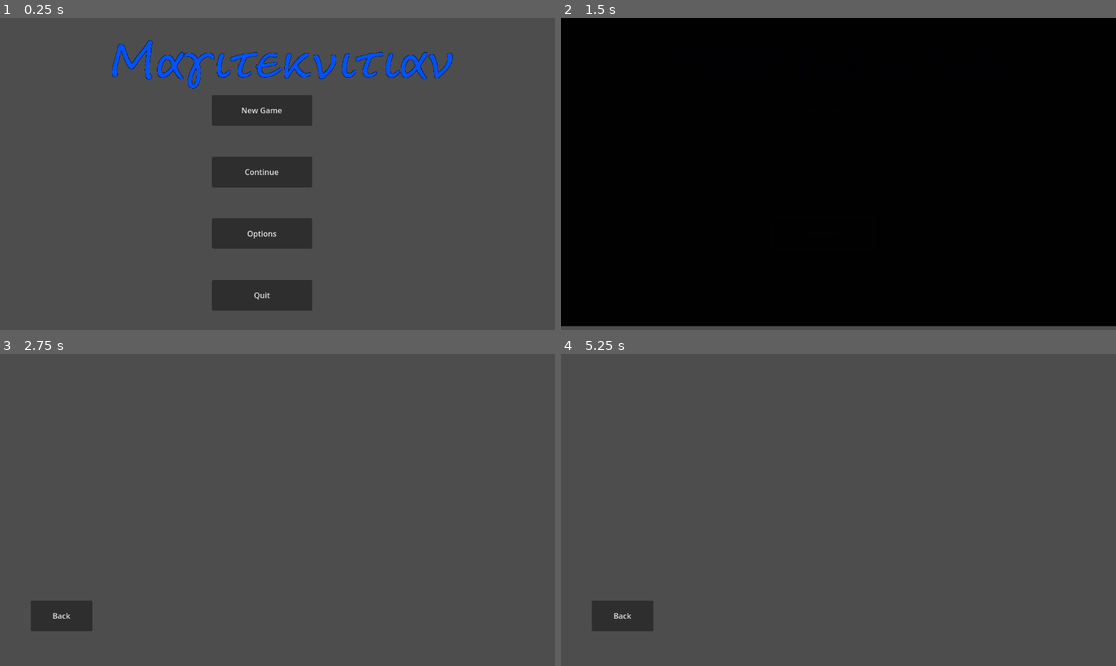
Above: before the commit, frames 1-4 (two rows, left to right).
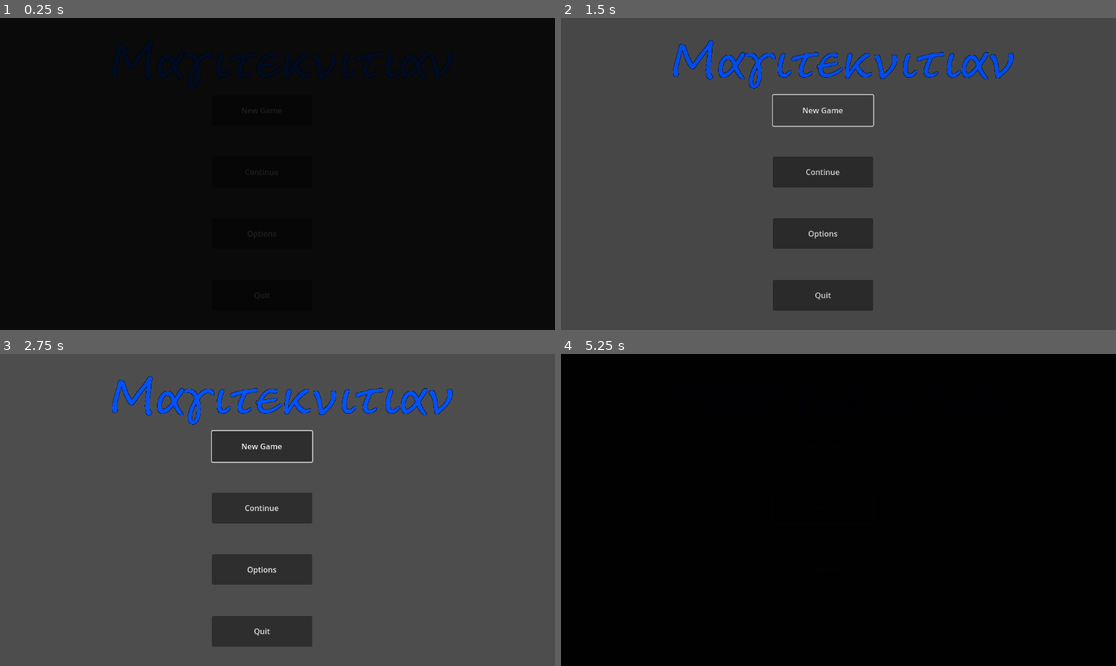
Above: after the commit, the same moments.

Repository: gamma2653/Magiteknician
Game: Godot game, scene res://magiteknician/menus/main_menu.tscn
Two runs of this game, one before a commit and one after it. Both use one fixed random seed, a clock stepped at 60 frames per second and the inputs below.
Inputs (mouse positions are in pixels of both pictures, inside the frame that each line leads up to):
- Up to frame 1 (0.25 s): no input
- Up to frame 2 (1.5 s): click "Options" at 0.5 s; click "New Game" at 1.25 s
- Up to frame 3 (2.75 s): click (61, 616) at 2 s, where only the run before the commit has a clickable "Back"
- Up to frame 4 (5.25 s): click (821, 447) at 2.75 s, where only the run after the commit has a clickable "New Game"; click (821, 506) at 3.5 s, where only the run after the commit has a clickable "Continue"; click (821, 506) at 4.25 s, where only the run after the commit has a clickable "Continue"; click (821, 447) at 5 s, where only the run after the commit has a clickable "New Game"

The runs differ from the first frame. In frame 1, 100% of the frame differs, in the area x 0-100%, y 0-100%; in frame 2, 99%; in frame 3, 10%; in frame 4, 100%.

Commit message:
Fun menu sounds + better transitions

Diff:
--- a/magiteknician/level.gd
+++ b/magiteknician/level.gd
@@ -5,20 +5,23 @@
 # Lazy loading, if necessary:
 #func level_loader(level_name):
 	#return func():
-		#return load("res://magitechnician/levels/%s.tscn" % [level_name])
+		#return load("res://magiteknician/levels/%s.tscn" % [level_name])
 
-var ALL_LEVELS = {
+var LEVELS = {
 	"section1": {
-		"level1": load("res://magiteknician/levels/level1.tscn"),
+		"level1": load("res://magiteknician/levels/level1.tscn") as PackedScene,
 	},
 	"menu": {
-		"main_menu": load("res://magiteknician/menus/main_menu.tscn"),
-		"options": load("res://magiteknician/menus/options.tscn")
+		"main_menu": load("res://magiteknician/menus/main_menu.tscn") as PackedScene,
+		"options": load("res://magiteknician/menus/options.tscn") as PackedScene,
 	}
 }
 
-var ASSETS = {
-	"ui": {
+var RESOURCES = {
+	"img": {
 		"title": load("res://magiteknician/assets/title.png") as Texture2D
+	},
+	"sound": {
+		"new_game": load("res://magiteknician/assets/audio/menu/new_game.ogg") as AudioStream,
 	}
 }
--- a/magiteknician/menus/fade_transition.gd
+++ b/magiteknician/menus/fade_transition.gd
@@ -1,12 +1,15 @@
 extends ColorRect
-
 signal timeout
 
+
+## A fade transition that can be used to transition between scenes.
 func start_transition():
 	$FadeTimer.start()
 	$AnimationPlayer.play("fade_in")
 	show()
 
+
+## Ends the transition by fading back in.
 func end_transition():
 	$FadeTimer.start()
 	$AnimationPlayer.play("fade_out")
--- a/magiteknician/menus/fade_transition.tscn
+++ b/magiteknician/menus/fade_transition.tscn
@@ -1,6 +1,6 @@
 [gd_scene load_steps=6 format=3 uid="uid://bh35uckn1if6a"]
 
-[ext_resource type="Script" uid="uid://jlltetprdvg6" path="res://magitechnician/menus/fade_transition.gd" id="1_dmu63"]
+[ext_resource type="Script" uid="uid://jlltetprdvg6" path="res://magiteknician/menus/fade_transition.gd" id="1_dmu63"]
 
 [sub_resource type="Animation" id="Animation_qk8cb"]
 length = 0.001
@@ -56,7 +56,7 @@
 
 [node name="FadeTransition" type="ColorRect"]
 offset_right = 1152.0
-offset_bottom = 640.0
+offset_bottom = 648.0
 color = Color(0, 0, 0, 0)
 script = ExtResource("1_dmu63")
 
@@ -66,5 +66,6 @@
 }
 
 [node name="FadeTimer" type="Timer" parent="."]
+one_shot = true
 
 [connection signal="timeout" from="FadeTimer" to="." method="_on_fade_timer_timeout"]
--- a/magiteknician/menus/main_menu.gd
+++ b/magiteknician/menus/main_menu.gd
@@ -4,30 +4,43 @@
 	NEW_GAME,
 	CONTINUE,
 	OPTIONS,
-	#QUIT
+	QUIT
 }
 
 var btn_pressed: MenuItems = MenuItems.NEW_GAME
 
+func _ready():
+	$FadeTransition.end_transition()
+
+## Transition to new game
 func _on_new_game_pressed() -> void:
 	btn_pressed = MenuItems.NEW_GAME
+	$MenuAudioPlayer.play_sound("new_game")
+	$FadeTransition.start_transition()
 	print("New game pressed.")
 
 
+## Transition to continue last save
 func _on_continue_pressed() -> void:
 	btn_pressed = MenuItems.CONTINUE
+	$MenuAudioPlayer.play_sound("continue")
 	$FadeTransition.start_transition()
 	print("Continue pressed.")
 
 
+## Transition to options menu
 func _on_options_pressed() -> void:
 	btn_pressed = MenuItems.OPTIONS
+	$MenuAudioPlayer.play_sound("options")
 	$FadeTransition.start_transition()
 	print("Options pressed.")
 
 
+## Quit the game
 func _on_quit_pressed() -> void:
-	get_tree().quit()
+	btn_pressed = MenuItems.QUIT
+	$MenuAudioPlayer.play_sound("quit")
+	$FadeTransition.start_transition()
 
 
 func _on_fade_transition_timeout() -> void:
@@ -37,4 +50,6 @@
 		MenuItems.CONTINUE:
 			print("Continuing...")
 		MenuItems.OPTIONS:
-			get_tree().change_scene_to_packed(Level.ALL_LEVELS["menu"]["options"])
+			get_tree().change_scene_to_packed(Level.LEVELS["menu"]["options"])
+		MenuItems.QUIT:
+			get_tree().quit()
--- a/magiteknician/menus/main_menu.tscn
+++ b/magiteknician/menus/main_menu.tscn
@@ -1,8 +1,13 @@
-[gd_scene load_steps=4 format=3 uid="uid://rmxsvma5j3wr"]
+[gd_scene load_steps=9 format=3 uid="uid://rmxsvma5j3wr"]
 
-[ext_resource type="Script" uid="uid://qhnggmd10dhx" path="res://magitechnician/menus/main_menu.gd" id="1_06t4h"]
-[ext_resource type="PackedScene" uid="uid://bh35uckn1if6a" path="res://magitechnician/menus/fade_transition.tscn" id="2_5nvhq"]
-[ext_resource type="Texture2D" uid="uid://dti6mllr6qyrb" path="res://magitechnician/assets/title.png" id="2_q40py"]
+[ext_resource type="Script" uid="uid://qhnggmd10dhx" path="res://magiteknician/menus/main_menu.gd" id="1_06t4h"]
+[ext_resource type="PackedScene" uid="uid://bh35uckn1if6a" path="res://magiteknician/menus/fade_transition.tscn" id="2_5nvhq"]
+[ext_resource type="Texture2D" uid="uid://dti6mllr6qyrb" path="res://magiteknician/assets/title.png" id="2_q40py"]
+[ext_resource type="PackedScene" uid="uid://d1q3b0xyqj6qu" path="res://magiteknician/player/menu_audio_player.tscn" id="4_ioc2y"]
+[ext_resource type="AudioStream" uid="uid://cer57nb0ftdpw" path="res://magiteknician/assets/audio/menu/new_game.ogg" id="5_6dvco"]
+[ext_resource type="AudioStream" uid="uid://bk50w8x0ah2hv" path="res://magiteknician/assets/audio/menu/continue.ogg" id="6_ytccj"]
+[ext_resource type="AudioStream" uid="uid://qvs8xh0q26st" path="res://magiteknician/assets/audio/menu/options.ogg" id="7_y0l7d"]
+[ext_resource type="AudioStream" uid="uid://bbe32hw50xh4u" path="res://magiteknician/assets/audio/menu/quit.ogg" id="8_t0fkp"]
 
 [node name="MainMenu" type="Node2D"]
 script = ExtResource("1_06t4h")
@@ -55,7 +60,14 @@
 text = "Quit"
 
 [node name="FadeTransition" parent="." instance=ExtResource("2_5nvhq")]
-visible = false
+
+[node name="MenuAudioPlayer" parent="." instance=ExtResource("4_ioc2y")]
+audio_streams = Dictionary[String, AudioStream]({
+"continue": ExtResource("6_ytccj"),
+"new_game": ExtResource("5_6dvco"),
+"options": ExtResource("7_y0l7d"),
+"quit": ExtResource("8_t0fkp")
+})
 
 [connection signal="pressed" from="ButtonManager/NewGame" to="." method="_on_new_game_pressed"]
 [connection signal="pressed" from="ButtonManager/Continue" to="." method="_on_continue_pressed"]
--- a/magiteknician/menus/options.gd
+++ b/magiteknician/menus/options.gd
@@ -9,7 +9,7 @@
 
 func _on_fade_transition_timeout() -> void:
 	if going_back:
-		get_tree().change_scene_to_packed(Level.ALL_LEVELS["menu"]["main_menu"])
+		get_tree().change_scene_to_packed(Level.LEVELS["menu"]["main_menu"])
 	going_back = false
 
 
--- a/magiteknician/menus/options.tscn
+++ b/magiteknician/menus/options.tscn
@@ -1,7 +1,7 @@
 [gd_scene load_steps=3 format=3 uid="uid://bdkm5wnq0m44"]
 
-[ext_resource type="PackedScene" uid="uid://bh35uckn1if6a" path="res://magitechnician/menus/fade_transition.tscn" id="1_7jnsb"]
-[ext_resource type="Script" uid="uid://ctkny3wot4x3o" path="res://magitechnician/menus/options.gd" id="1_bkrqw"]
+[ext_resource type="PackedScene" uid="uid://bh35uckn1if6a" path="res://magiteknician/menus/fade_transition.tscn" id="1_7jnsb"]
+[ext_resource type="Script" uid="uid://ctkny3wot4x3o" path="res://magiteknician/menus/options.gd" id="1_bkrqw"]
 
 [node name="Options" type="Node2D"]
 script = ExtResource("1_bkrqw")
--- /dev/null
+++ b/magiteknician/player/menu_audio_player.gd
@@ -0,0 +1,14 @@
+extends Node2D
+
+@export var audio_stream: AudioStream # Default sound
+@export var audio_streams: Dictionary[String, AudioStream]
+
+# Called when the node enters the scene tree for the first time.
+func _ready() -> void:
+	if audio_stream:
+		# Set default
+		$PrimaryPlayer.stream = audio_stream
+
+func play_sound(sound_id: String):
+	$PrimaryPlayer.stream = audio_streams[sound_id]
+	$PrimaryPlayer.play()
--- /dev/null
+++ b/magiteknician/player/menu_audio_player.tscn
@@ -0,0 +1,8 @@
+[gd_scene load_steps=2 format=3 uid="uid://d1q3b0xyqj6qu"]
+
+[ext_resource type="Script" uid="uid://cn2p78ax3wnp6" path="res://magiteknician/player/menu_audio_player.gd" id="1_uocvi"]
+
+[node name="MenuAudioPlayer" type="Node2D"]
+script = ExtResource("1_uocvi")
+
+[node name="PrimaryPlayer" type="AudioStreamPlayer2D" parent="."]
--- a/project.godot
+++ b/project.godot
@@ -10,7 +10,7 @@
 
 [application]
 
-config/name="Magitechnician"
+config/name="Magiteknician"
 run/main_scene="uid://rmxsvma5j3wr"
 config/features=PackedStringArray("4.5", "Forward Plus")
 config/icon="res://icon.svg"
Not shown, added: magiteknician/assets/audio/menu/continue.ogg.import
Not shown, added: magiteknician/assets/audio/menu/new_game.ogg.import
Not shown, added: magiteknician/assets/audio/menu/options.ogg.import
Not shown, added: magiteknician/assets/audio/menu/quit.ogg.import
Not shown, added: magiteknician/player/menu_audio_player.gd.uid
Not shown, added: magiteknician/assets/audio/menu/continue.ogg
Not shown, added: magiteknician/assets/audio/menu/new_game.ogg
Not shown, added: magiteknician/assets/audio/menu/options.ogg
Not shown, added: magiteknician/assets/audio/menu/quit.ogg
